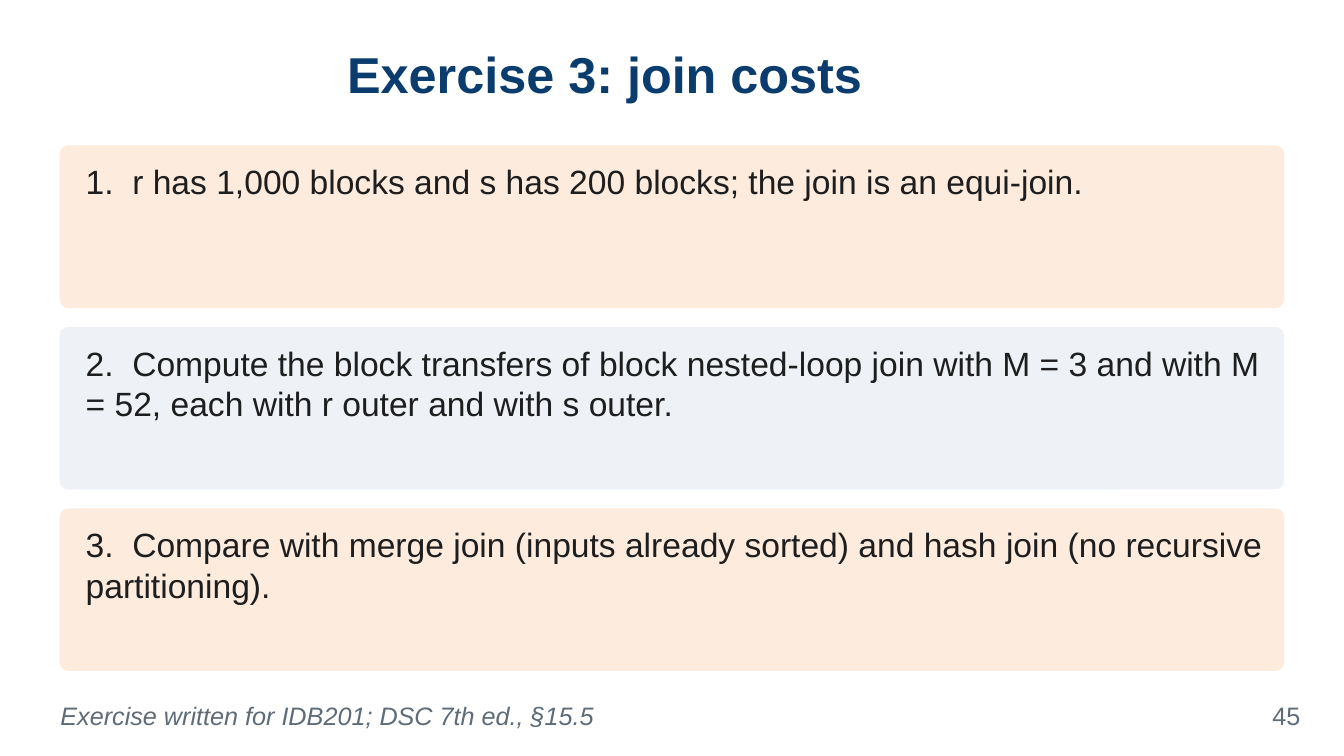
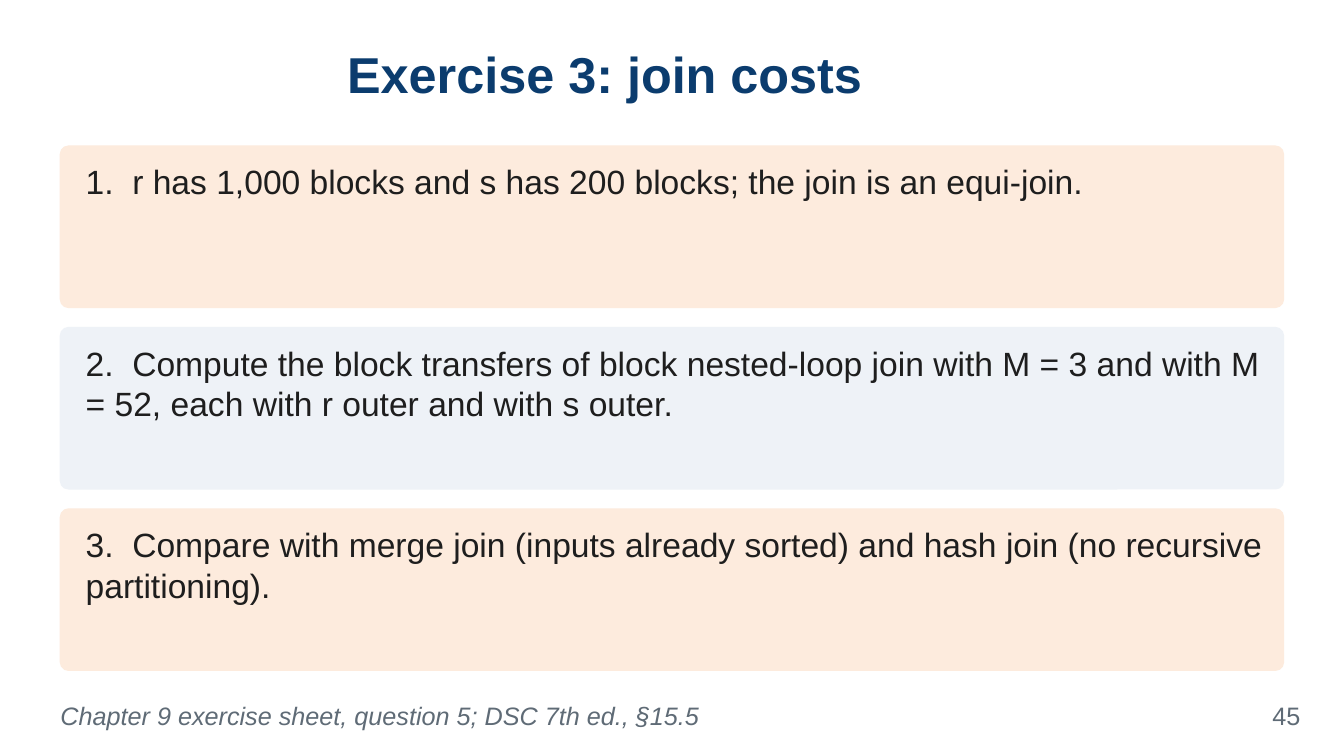
Before and after one commit to VanTTN2/IDB202, a slide deck: slide 45 of IDB201_ket-qua-sua_lan1_1/6_slides/Chapter_9.pptx. Drawn at 1344x756 pixels with LibreOffice and Linux fonts; fonts in the diff are those of the drawing; background and template pictures are left out. Boxes give left, top, right and bottom in pixels: in the first picture for what was removed or moved away, otherwise in the second. Text is boxed around its words. In the diff, an @@ line names an element or a change of style, - is before the commit and + after.

```diff
--- a/IDB201_ket-qua-sua_lan1_1/6_slides/Chapter_9.pptx
+++ b/IDB201_ket-qua-sua_lan1_1/6_slides/Chapter_9.pptx
@@ text at (x1=60, y1=706, x2=699, y2=730): text changed @@
-Exercise written for IDB201; DSC 7th ed., §15.5
+Chapter 9 exercise sheet, question 5; DSC 7th ed., §15.5
```
Also in this commit, not shown: 6 other slides changed, 23 other files.
